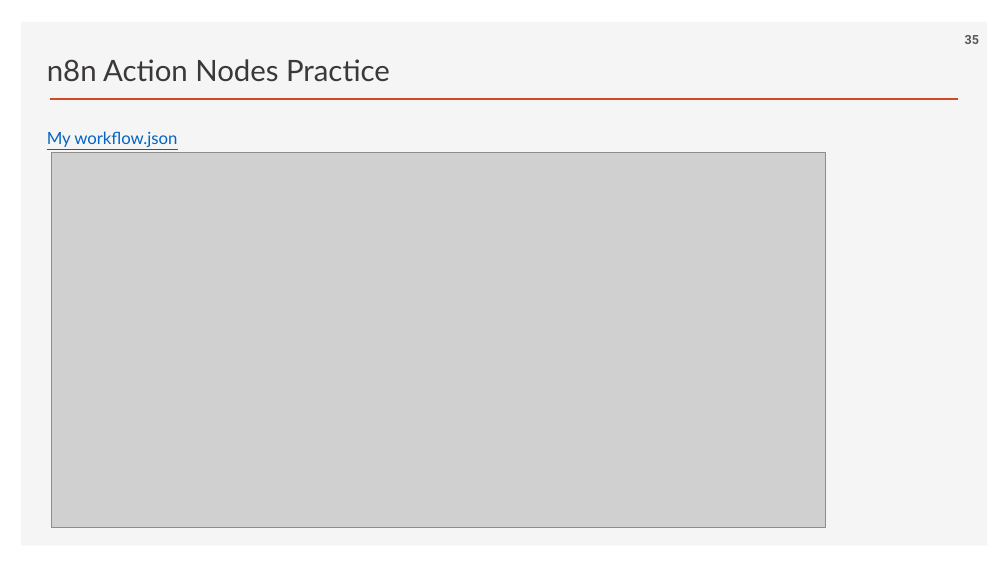
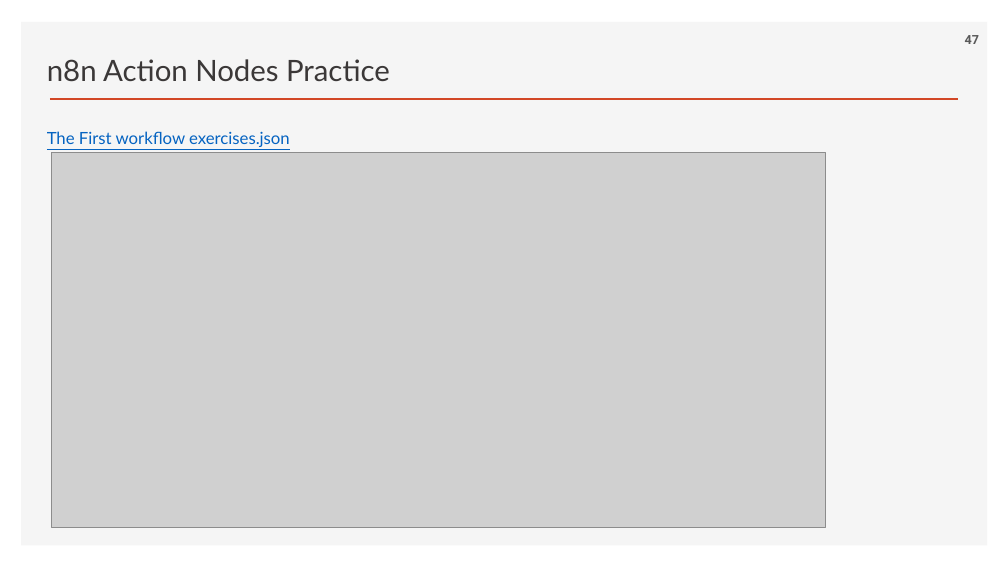
Before and after one commit to ancestor9/2026_Fall_AI-Workflow, a slide deck: slide 47 of PPTs/04_AI Workflow_n8n.pptx (slide 35 before the commit). Drawn at 1008x567 pixels with LibreOffice and Linux fonts; fonts in the diff are those of the drawing; grey boxes stand for pictures; background and template pictures are left out. Boxes give left, top, right and bottom in pixels: in the first picture for what was removed or moved away, otherwise in the second. Text is boxed around its words. In the diff, an @@ line names an element or a change of style, - is before the commit and + after.

```diff
--- a/PPTs/04_AI Workflow_n8n.pptx
+++ b/PPTs/04_AI Workflow_n8n.pptx
@@ page number at (965, 35, 979, 44): text changed @@
-35
+47
@@ text at (47, 131, 290, 147): text changed @@
-My workflow.json
+The First workflow exercises.json
```
Also in this commit, not shown: 3 other slides changed, 4 slides added.
